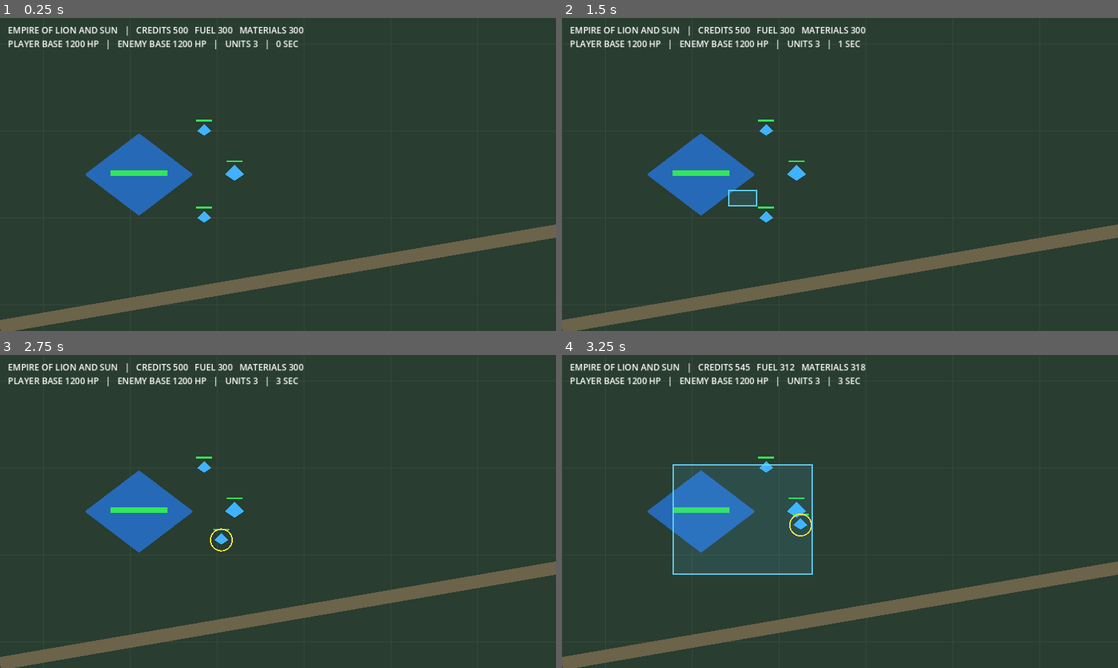
Above: before the commit, frames 1-4 (two rows, left to right).
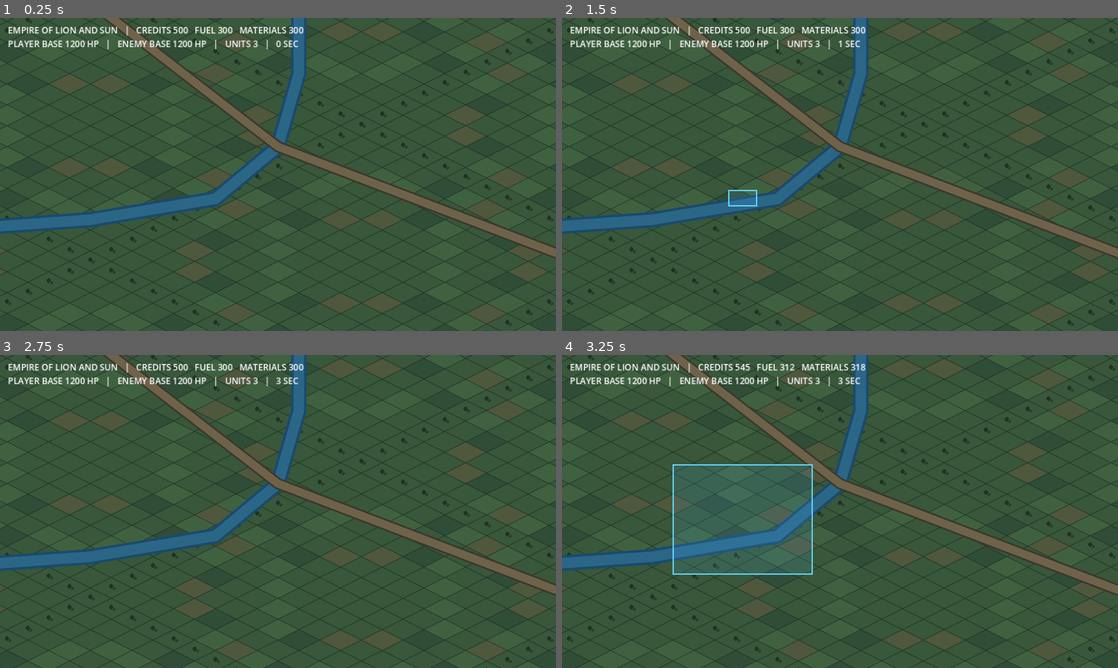
Above: after the commit, the same moments.

Repository: itsalirezajr-design/Empire-of-Lion-and-Sun
Game: Godot game, scene res://scenes/Main.tscn
Same seed, same stepped clock (60 frames per second), same inputs: the game is played once before the commit and once after it.
Inputs (mouse positions are in pixels of both pictures, inside the frame that each line leads up to):
- Up to frame 1 (0.25 s): no input
- Up to frame 2 (1.5 s): tap Enter at 0.5 s; move the mouse to (962, 158) at 0.52 s; hold Shift 0.53-1.25 s; click (962, 158) at 0.67 s; tap Space at 1.25 s; drag from (728, 190) to (812, 237) at 1.27 s
- Up to frame 3 (2.75 s): move the mouse to (333, 442) at 2.02 s; hold Shift from 2.03 s (still down); click (333, 442) at 2.17 s
- Up to frame 4 (3.25 s): release Shift at 2.75 s; drag from (812, 574) to (673, 464) at 2.77 s

The runs differ from the first frame. In frame 1, 80% of the frame differs, in the area x 0-100%, y 0-100%; in frame 2, 80%; in frame 3, 80%; in frame 4, 77%.

Commit message:
Add first isometric battlefield terrain rendering

Diff:
--- a/scripts/main.gd
+++ b/scripts/main.gd
@@ -1,11 +1,14 @@
 extends Node2D
 
-const MAP_SIZE := Vector2(3200, 2200)
+const MAP_SIZE := Vector2(3200, 3200)
+const ISO_TILE_WIDTH := 96.0
+const ISO_TILE_HEIGHT := 48.0
+const ISO_GRID_SIZE := 64
 const UNIT_SPEED := 115.0
 const ATTACK_RANGE := 145.0
 const ATTACK_INTERVAL := 0.85
-const PLAYER_BASE := Vector2(320, 1100)
-const ENEMY_BASE := Vector2(2880, 1100)
+const PLAYER_BASE := Vector2(320, 1600)
+const ENEMY_BASE := Vector2(2880, 1600)
 
 var player_units: Array[Dictionary] = []
 var enemy_units: Array[Dictionary] = []
@@ -29,7 +32,7 @@
 
 
 func _ready() -> void:
-	camera.position = Vector2(640, 1100)
+	camera.position = Vector2(1600, 1600)
 	camera.make_current()
 	_spawn_unit("infantry", "player", PLAYER_BASE + Vector2(150, -100))
 	_spawn_unit("tank", "player", PLAYER_BASE + Vector2(220, 0))
@@ -228,15 +231,51 @@
 		stats_label.text += "\n" + match_message
 
 
+func _grid_to_iso(column: int, row: int) -> Vector2:
+	return Vector2(1600.0 + (column - row) * ISO_TILE_WIDTH * 0.5, (column + row) * ISO_TILE_HEIGHT * 0.5)
+
+
 func _draw() -> void:
-	draw_rect(Rect2(Vector2.ZERO, MAP_SIZE), Color(0.16, 0.24, 0.19), true)
-	for x in range(0, int(MAP_SIZE.x), 100):
-		draw_line(Vector2(x, 0), Vector2(x, MAP_SIZE.y), Color(0.28, 0.36, 0.29, 0.45), 1.0)
-	for y in range(0, int(MAP_SIZE.y), 100):
-		draw_line(Vector2(0, y), Vector2(MAP_SIZE.x, y), Color(0.28, 0.36, 0.29, 0.45), 1.0)
-	# A simple river and road make the prototype battlefield readable.
-	draw_line(Vector2(1500, 0), Vector2(1700, MAP_SIZE.y), Color(0.12, 0.34, 0.52), 52.0)
-	draw_line(Vector2(0, 1450), Vector2(MAP_SIZE.x, 900), Color(0.42, 0.39, 0.29), 30.0)
+	# Large isometric diamond-tile battlefield. Logic positions remain in world pixels.
+	draw_rect(Rect2(Vector2.ZERO, MAP_SIZE), Color(0.10, 0.16, 0.13), true)
+	for row in range(ISO_GRID_SIZE):
+		for column in range(ISO_GRID_SIZE):
+			var center := _grid_to_iso(column, row)
+			var terrain_seed := (column * 17 + row * 31 + column * row * 3) % 13
+			var terrain := Color(0.22, 0.34, 0.23)
+			if terrain_seed == 0 or terrain_seed == 7:
+				terrain = Color(0.25, 0.38, 0.25)
+			elif terrain_seed == 4:
+				terrain = Color(0.19, 0.30, 0.22)
+			elif terrain_seed == 10:
+				terrain = Color(0.31, 0.34, 0.24)
+			var diamond := PackedVector2Array([
+				center + Vector2(0, -ISO_TILE_HEIGHT * 0.5),
+				center + Vector2(ISO_TILE_WIDTH * 0.5, 0),
+				center + Vector2(0, ISO_TILE_HEIGHT * 0.5),
+				center + Vector2(-ISO_TILE_WIDTH * 0.5, 0)
+			])
+			draw_colored_polygon(diamond, terrain)
+			draw_polyline(PackedVector2Array([
+				diamond[0], diamond[1], diamond[2], diamond[3], diamond[0]
+			]), Color(0.08, 0.15, 0.11, 0.34), 1.0, true)
+			# Sparse rock/vegetation marks add readable terrain texture.
+			if terrain_seed == 2:
+				draw_circle(center + Vector2(0, -4), 5.0, Color(0.13, 0.20, 0.14))
+				draw_circle(center + Vector2(7, 1), 3.5, Color(0.17, 0.24, 0.16))
+	# A river and a road follow the isometric grid.
+	var river_points := PackedVector2Array()
+	for row in range(4, 61, 4):
+		river_points.append(_grid_to_iso(29 + int(sin(float(row) * 0.22) * 5.0), row))
+	draw_polyline(river_points, Color(0.10, 0.29, 0.43), 34.0, true)
+	draw_polyline(river_points, Color(0.17, 0.40, 0.53), 23.0, true)
+	var road_points := PackedVector2Array([
+		_grid_to_iso(5, 31), _grid_to_iso(18, 29), _grid_to_iso(32, 32), _grid_to_iso(47, 30), _grid_to_iso(59, 33)
+	])
+	draw_polyline(road_points, Color(0.24, 0.22, 0.17), 25.0, true)
+	draw_polyline(road_points, Color(0.43, 0.39, 0.29), 17.0, true)
+	# Map edge.
+	draw_rect(Rect2(Vector2(12, 12), MAP_SIZE - Vector2(24, 24)), Color(0.55, 0.67, 0.49, 0.8), false, 5.0)
 	_draw_base(PLAYER_BASE, Color(0.2, 0.55, 0.95), player_base_hp)
 	_draw_base(ENEMY_BASE, Color(0.9, 0.25, 0.2), enemy_base_hp)
 	for unit in player_units:
@@ -249,7 +288,6 @@
 		draw_rect(Rect2(a, b - a).abs(), Color(0.3, 0.75, 1.0, 0.12), true)
 		draw_rect(Rect2(a, b - a).abs(), Color(0.4, 0.85, 1.0, 0.9), false, 2.0)
 
-
 func _draw_base(pos: Vector2, tint: Color, hp: float) -> void:
 	draw_colored_polygon(PackedVector2Array([pos + Vector2(0, -95), pos + Vector2(125, 0), pos + Vector2(0, 95), pos + Vector2(-125, 0)]), tint.darkened(0.25))
 	draw_rect(Rect2(pos + Vector2(-65, -10), Vector2(130, 14)), Color(0.12, 0.12, 0.12), true)
